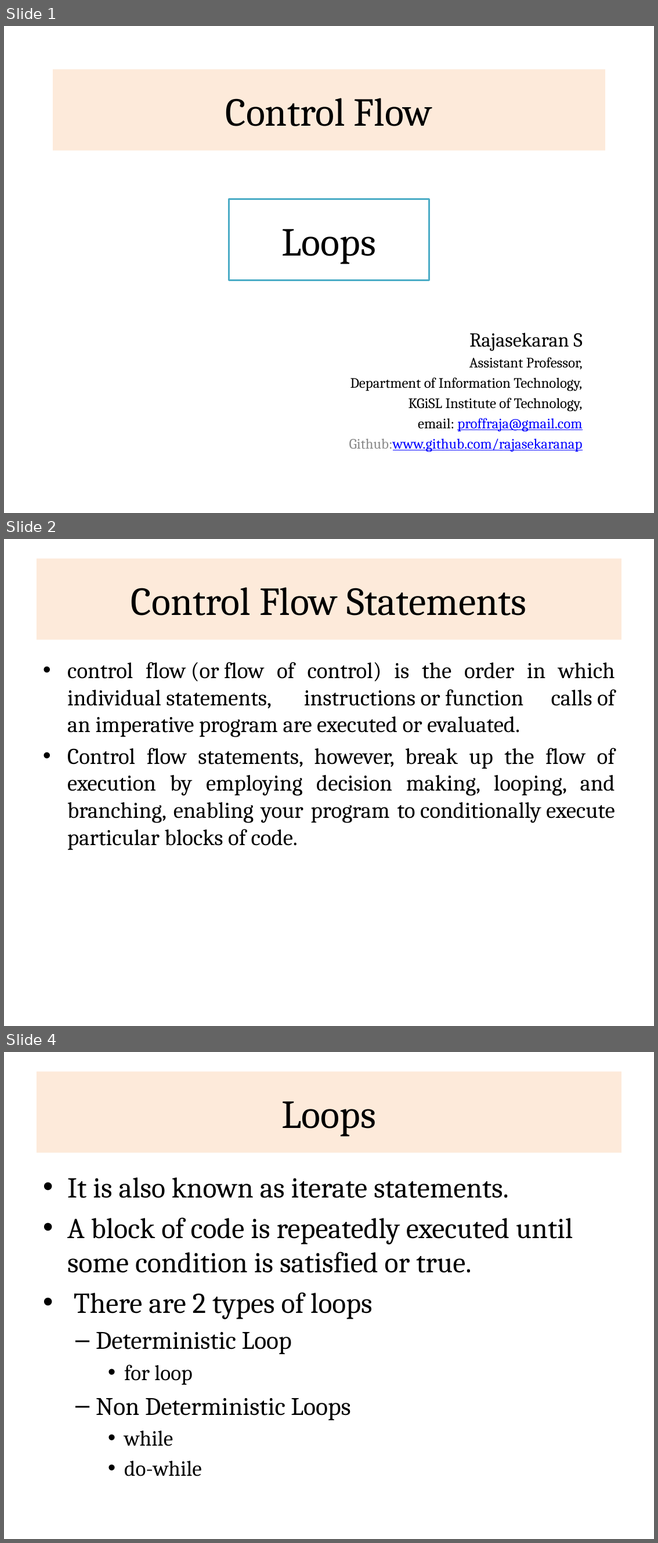
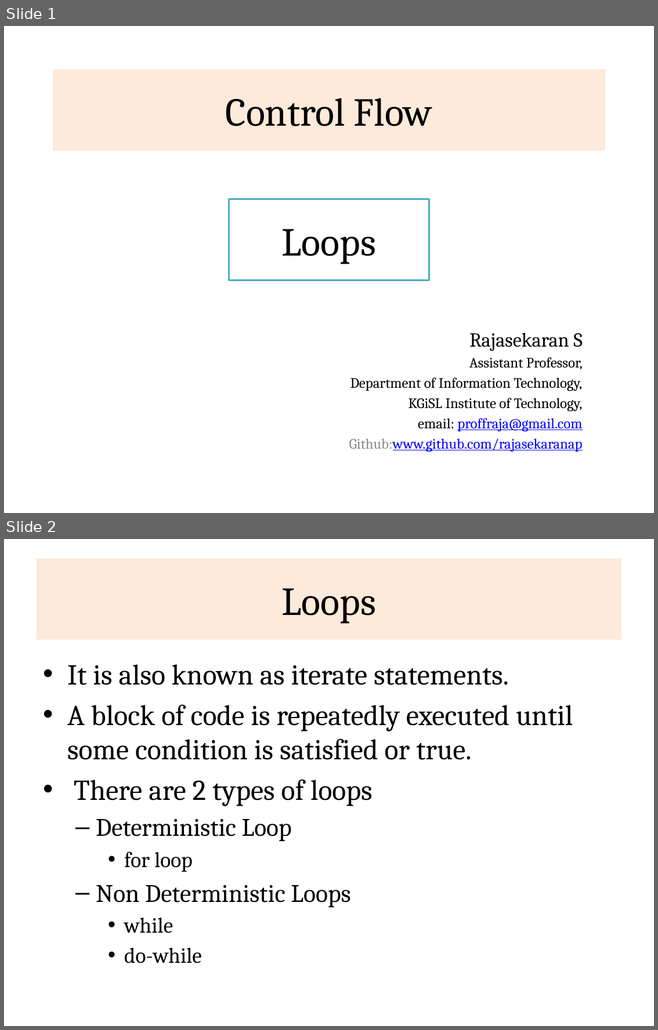
Before and after one commit to rajasekaran36/CS8392-OOPS, a slide deck: Presentations/Unit 1/CS8392-U1-11-ControlFlow_Loops.pptx. Shown one above the other, each under a label of ours: slides 1, 2 and 4 before the commit, slides 1 and 2 after it; the slides between them are not shown. The pictures are 658x1543 and 658x1030 pixels, drawn with LibreOffice and Linux fonts; fonts in the diff are those of the drawing. Boxes give left, top, right and bottom in pixels: in the first picture for what was removed or moved away, otherwise in the second. Text is boxed around its words. In the diff, an @@ line names an element or a change of style, - is before the commit and + after.

```diff
--- a/Presentations/Unit 1/CS8392-U1-11-ControlFlow_Loops.pptx
+++ b/Presentations/Unit 1/CS8392-U1-11-ControlFlow_Loops.pptx
@@ slide 2 removed at (x1=4, y1=539, x2=654, y2=1026), background #FFFFFF @@
@@ title removed at (x1=36, y1=559, x2=621, y2=640) @@
-Control Flow Statements
@@ text removed at (x1=67, y1=662, x2=615, y2=850) @@
-• control flow (or flow of control) is the order in which individual statements, instructions or function calls of an imperative program are executed or evaluated.
-• Control flow statements, however, break up the flow of execution by employing decision making, looping, and branching, enabling your program to conditionally execute particular blocks of code.
@@ what was slide 4 is now slide 2 @@
```
Also in this commit, not shown: 1 other slide removed, 2 other files.
